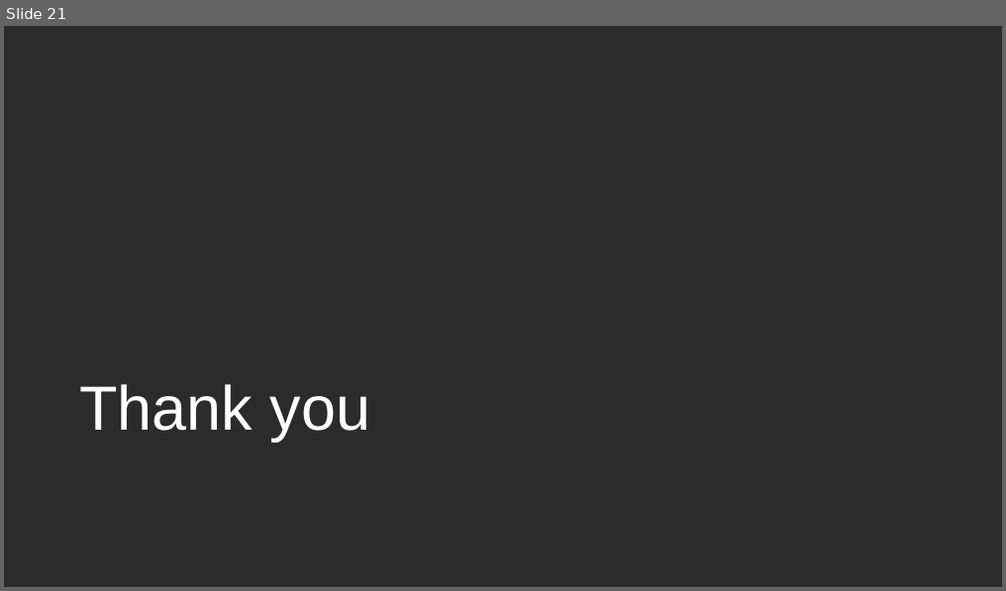
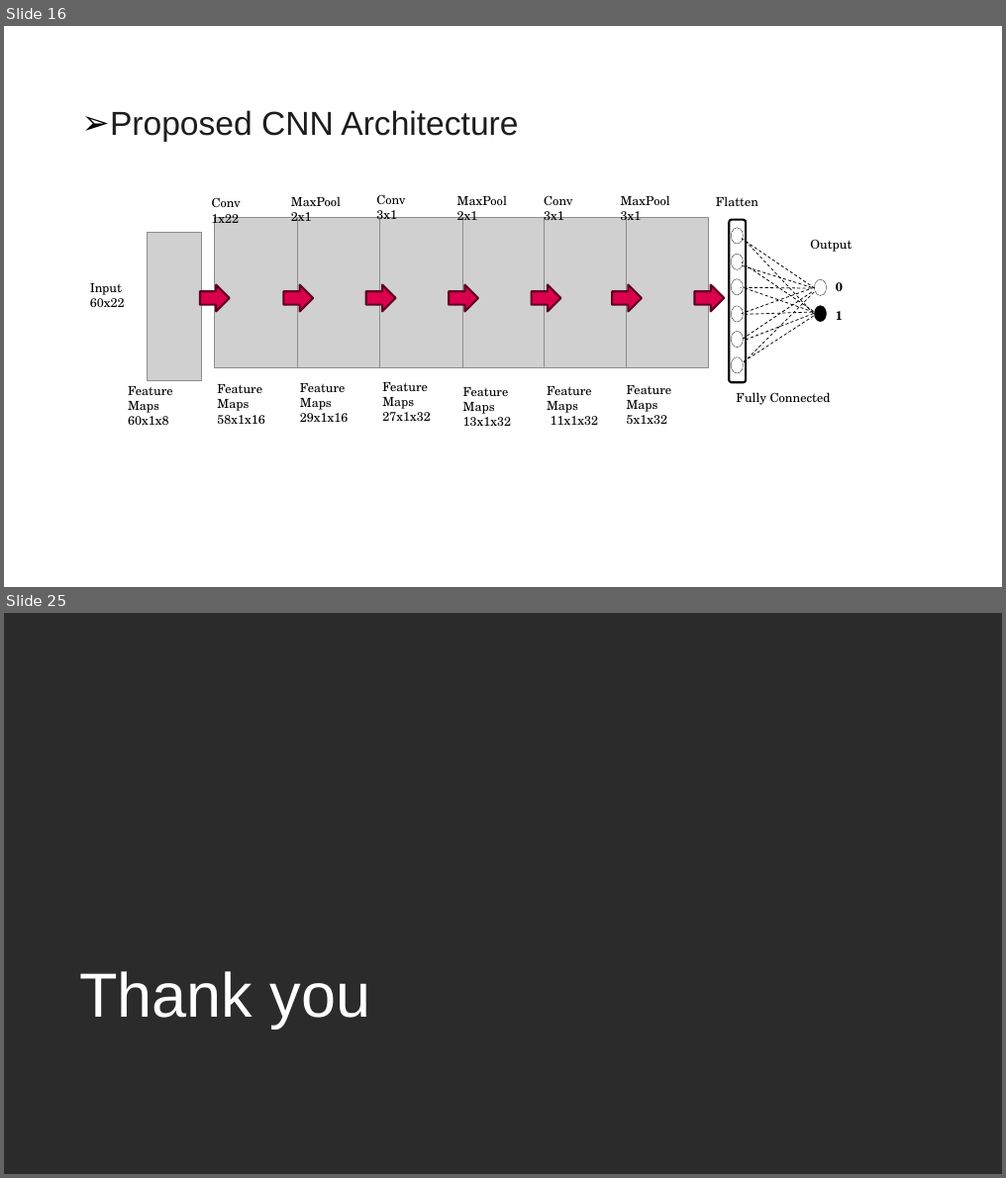
Before and after one commit to j-anne/dissertation-UEL-CN-7000, a slide deck: Thesis_presentation.Unicaf.pptx. Shown one above the other, each under a label of ours: slide 21 before the commit, slides 16 and 25 after it; the slides between them are not shown. The pictures are 1006x591 and 1006x1178 pixels, drawn with LibreOffice and Linux fonts; fonts in the diff are those of the drawing; grey boxes stand for pictures; background and template pictures are left out; a plain dark background stands for a picture behind light text. Boxes give left, top, right and bottom in pixels: in the first picture for what was removed or moved away, otherwise in the second. Text is boxed around its words. In the diff, an @@ line names an element or a change of style, - is before the commit and + after.

```diff
--- a/Thesis_presentation.Unicaf.pptx
+++ b/Thesis_presentation.Unicaf.pptx
@@ slide 16 added at box(4, 26, 1002, 587), background picture (left out) @@
@@ text added at box(110, 110, 518, 142), 32 pt, text #1D1D1F @@
+➢ Proposed CNN Architecture
@@ group added at box(90, 194, 851, 426): 19 texts, 12 lines, 8 ellipses, 7 pictures, 7 right arrows, 1 rounded rectangle @@
+Feature Maps
+60x1x8
+Feature Maps
+58x1x16
+Feature Maps
+29x1x16
+Feature Maps
+27x1x32
+Feature Maps
+13x1x32
+Feature Maps
+11x1x32
+Feature Maps
+5x1x32
+Output
+0
+1
+Flatten
+Fully Connected
+Conv
+1x22
+MaxPool
+2x1
+Conv
+3x1
+MaxPool
+2x1
+Conv
+3x1
+MaxPool
+3x1
+Input 60x22
@@ what was slide 21 is now slide 25 @@
```
Also in this commit, not shown: 17 slides changed, 5 other slides added, 2 slides removed.
